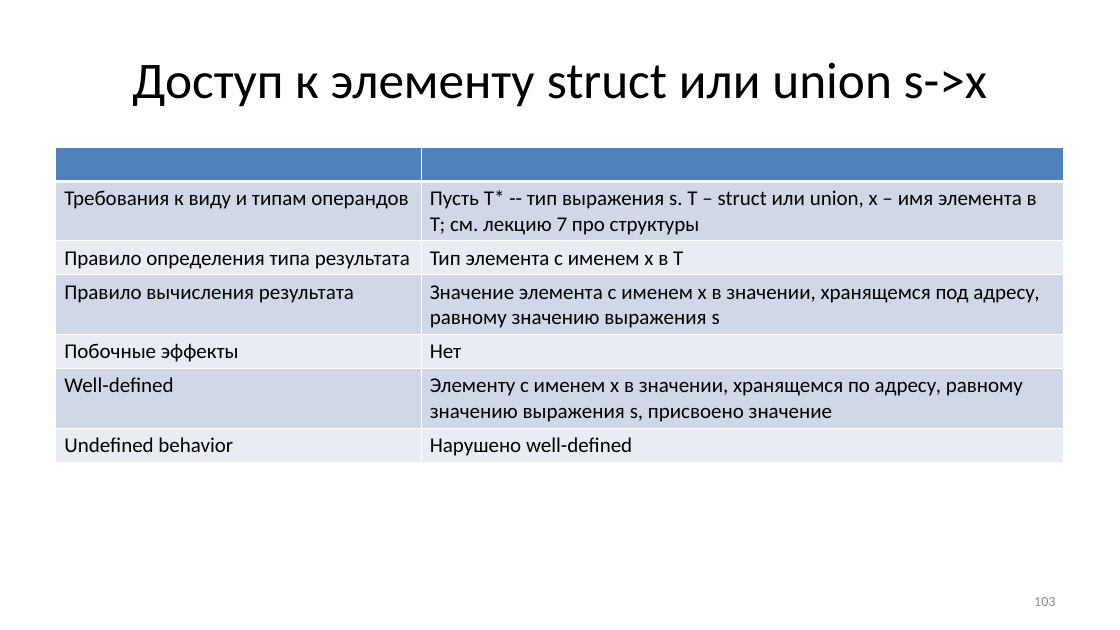
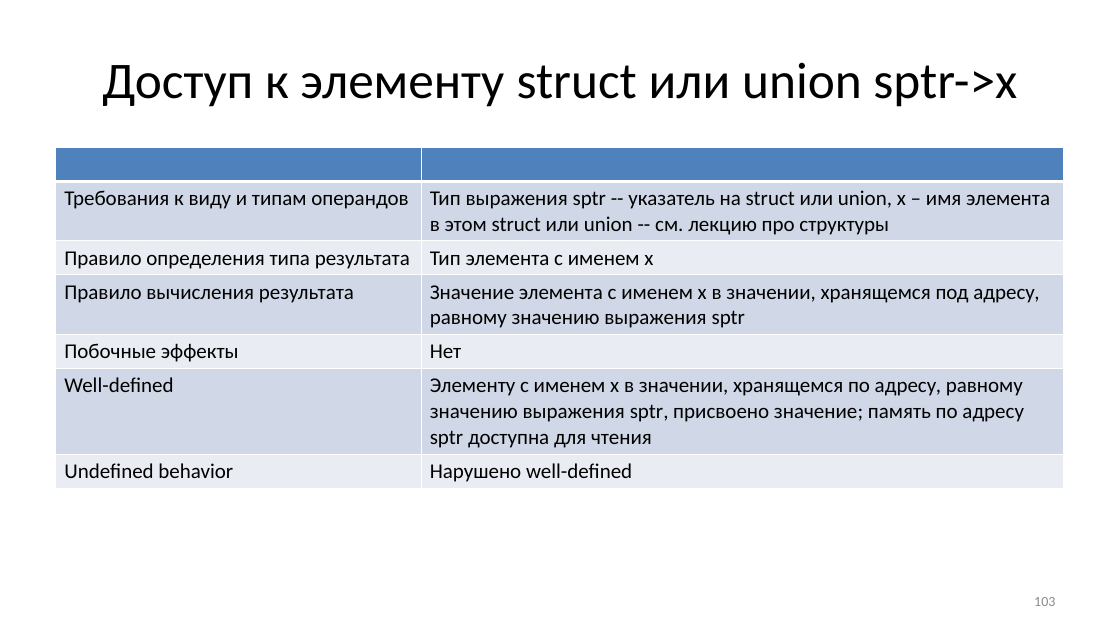
Before and after one commit to Evgueni-Petrov-aka-espetrov/Algorithms-and-Programming-in-C-pptx, a slide deck: slide 103 of 04 Выражения.pptx. Drawn at 1120x630 pixels with LibreOffice and Linux fonts; fonts in the diff are those of the drawing. Boxes give left, top, right and bottom in pixels: in the first picture for what was removed or moved away, otherwise in the second. Text is boxed around its words. In the diff, an @@ line names an element or a change of style, - is before the commit and + after.

```diff
--- a/04 Выражения.pptx
+++ b/04 Выражения.pptx
@@ title at <box>102,62,1017,107</box>: text changed @@
-Доступ к элементу struct или union s->x
+Доступ к элементу struct или union sptr->x
@@ table at <box>56,147,1065,486</box> @@
-row 2, column 2: Пусть Т* -- тип выражения s. Т – struct или union, x – имя элемента в Т; см. лекцию 7 про структуры
+row 2, column 2: Тип выражения sptr -- указатель на struct или union, x – имя элемента в этом struct или union -- см. лекцию про структуры
-row 3, column 2: Тип элемента с именем x в Т
+row 3, column 2: Тип элемента с именем x
-row 4, column 2: Значение элемента с именем х в значении, хранящемся под адресу, равному значению выражения s
+row 4, column 2: Значение элемента с именем х в значении, хранящемся под адресу, равному значению выражения sptr
-row 6, column 2: Элементу с именем х в значении, хранящемся по адресу, равному значению выражения s, присвоено значение
+row 6, column 2: Элементу с именем х в значении, хранящемся по адресу, равному значению выражения sptr, присвоено значение; память по адресу sptr доступна для чтения
```
Also in this commit, not shown: 26 other slides changed.
